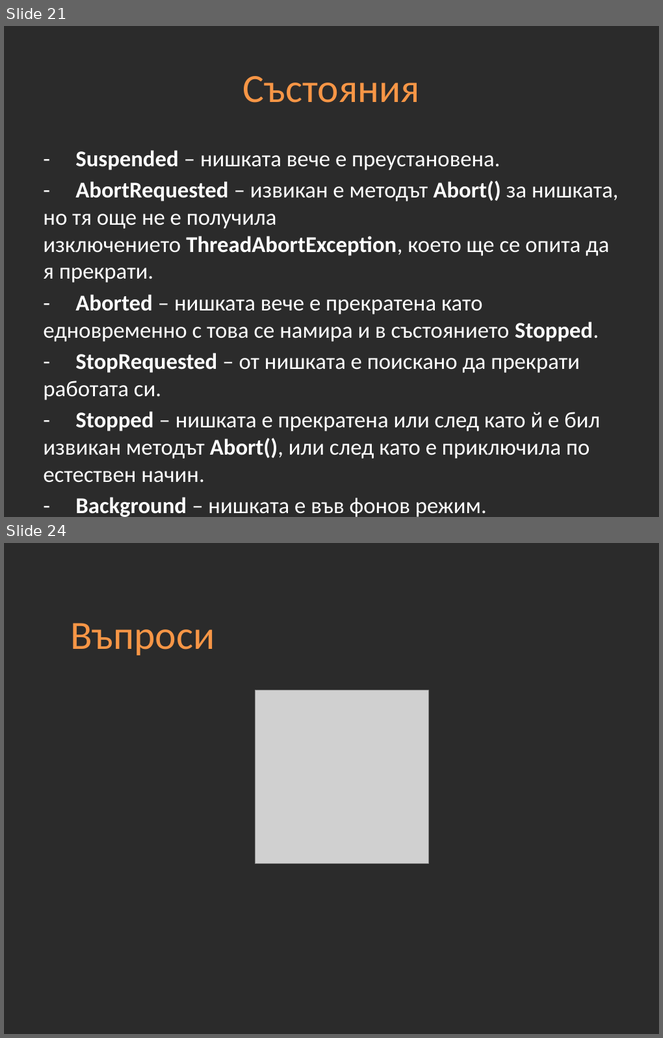
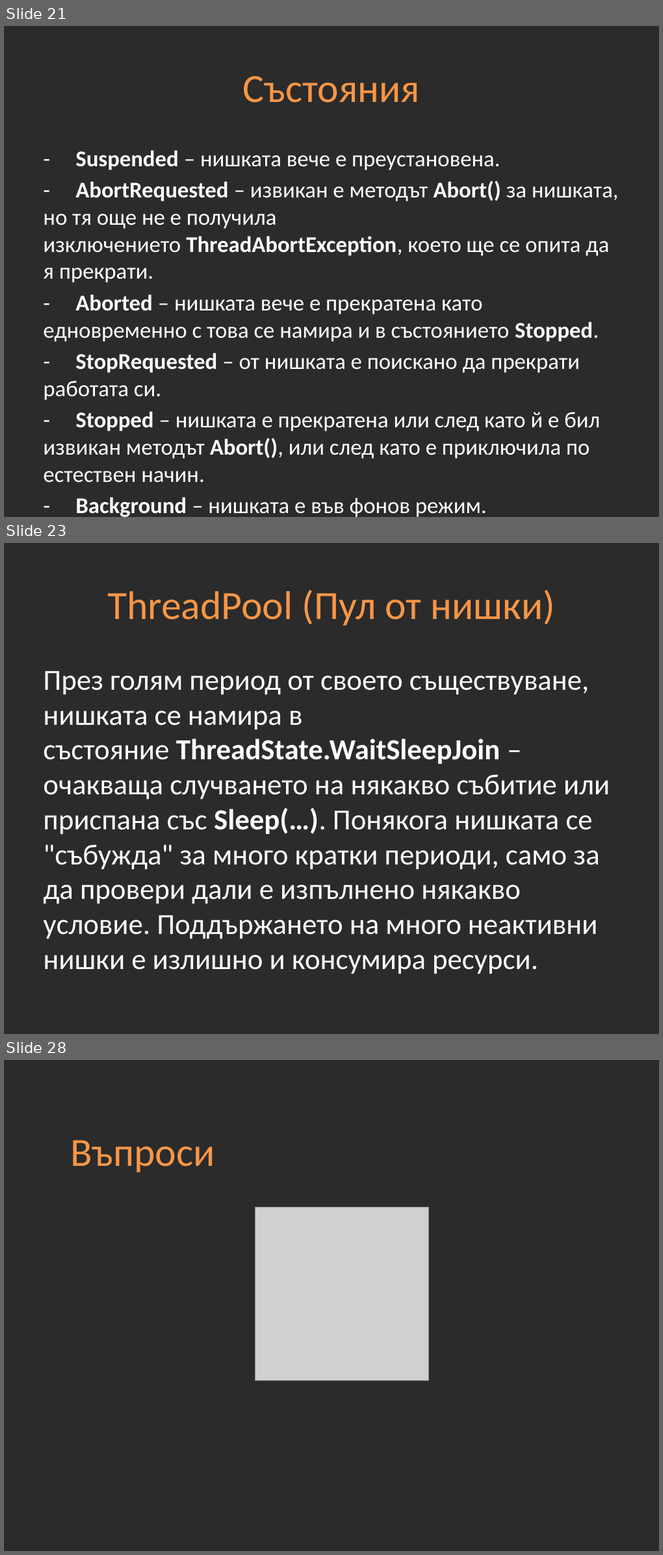
Before and after one commit to Academy-Soft-Intellect/Dot-Net-Course, a slide deck: 14-Multithreading.pptx. Shown one above the other, each under a label of ours: slides 21 and 24 before the commit, slides 21, 23 and 28 after it; the slides between them are not shown. The pictures are 663x1038 and 663x1555 pixels, drawn with LibreOffice and Linux fonts; fonts in the diff are those of the drawing; grey boxes stand for pictures; background and template pictures are left out; a plain dark background stands for a picture behind light text. Boxes give left, top, right and bottom in pixels: in the first picture for what was removed or moved away, otherwise in the second. Text is boxed around its words. In the diff, an @@ line names an element or a change of style, - is before the commit and + after.

```diff
--- a/14-Multithreading.pptx
+++ b/14-Multithreading.pptx
@@ slide 23 added at (x1=4, y1=543, x2=659, y2=1034), background picture (left out) @@
@@ title added at (x1=107, y1=590, x2=555, y2=626), 44 pt, text #F79646 @@
+ThreadPool (Пул от нишки)
@@ text added at (x1=43, y1=671, x2=610, y2=975), 32 pt, text #FFFFFF @@
+През голям период от своето съществуване, нишката се намира в състояние ThreadState.WaitSleepJoin – очакваща случването на някакво събитие или приспана със Sleep(…). Понякога нишката се "събужда" за много кратки периоди, само за да провери дали е изпълнено някакво условие. Поддържането на много неактивни нишки е излишно и консумира ресурси.
@@ what was slide 24 is now slide 28 @@
```
Also in this commit, not shown: 1 slide changed, 4 other slides added, 1 slide removed, 50 other files.
